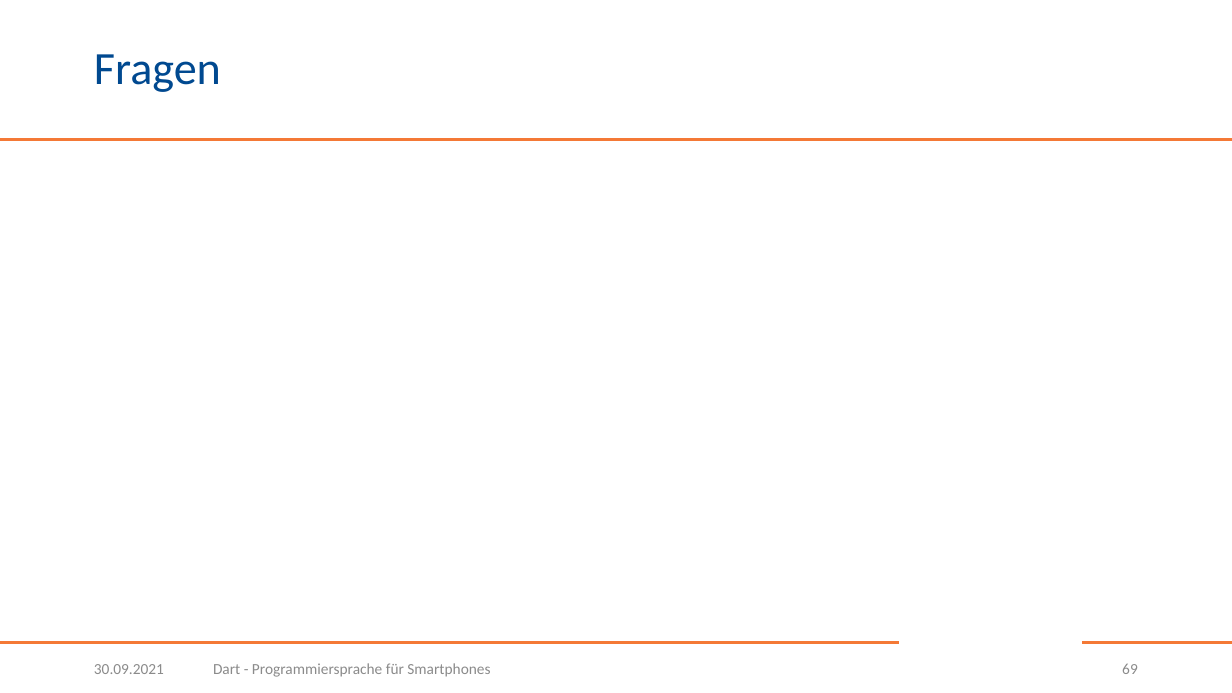
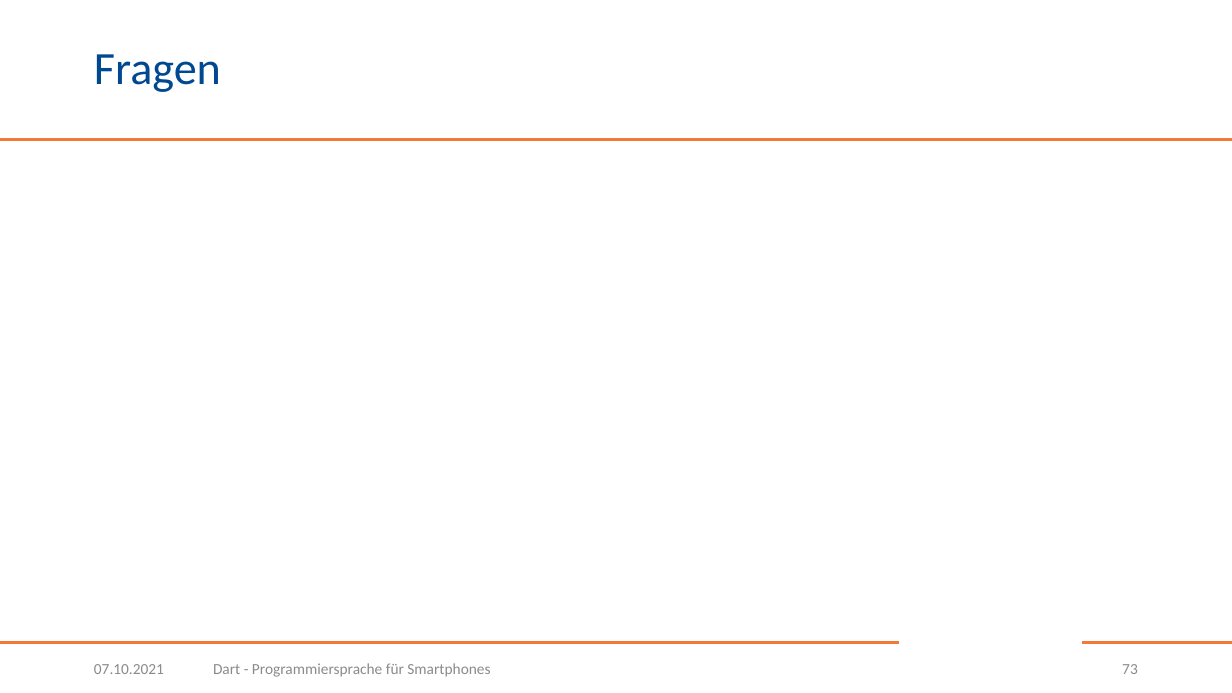
Before and after one commit to BogyMitutoyoCTL/Checklisten-App-2021, a slide deck: slide 73 of Dart.pptx (slide 69 before the commit). Drawn at 1232x693 pixels with LibreOffice and Linux fonts; fonts in the diff are those of the drawing; background and template pictures are left out. Boxes give left, top, right and bottom in pixels: in the first picture for what was removed or moved away, otherwise in the second. Text is boxed around its words. In the diff, an @@ line names an element or a change of style, - is before the commit and + after.

```diff
--- a/Dart.pptx
+++ b/Dart.pptx
@@ text at box(94, 664, 164, 674): text changed @@
-30.09.2021
+07.10.2021
@@ page number at box(1122, 664, 1138, 674): text changed @@
-69
+73
```
Also in this commit, not shown: 68 other slides changed, 4 slides added.
